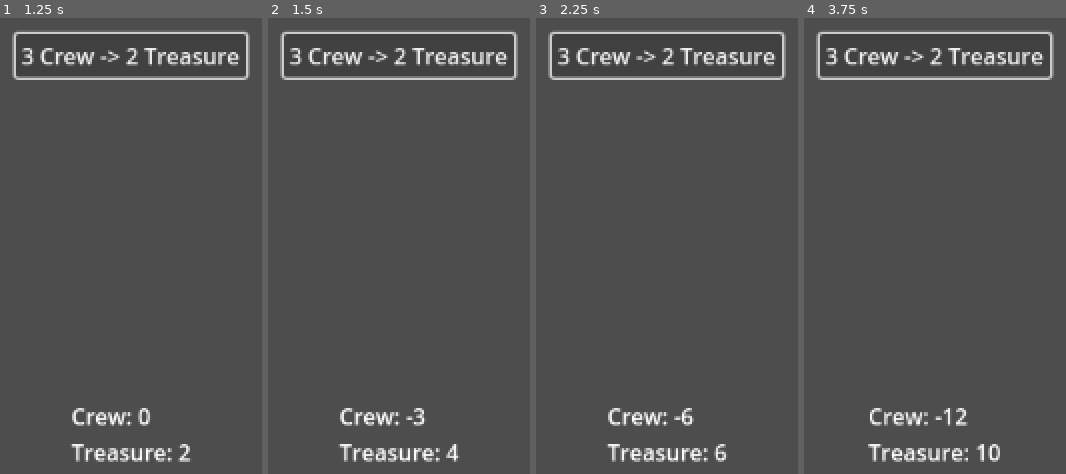
Above: before the commit, frames 1-4 (left to right).
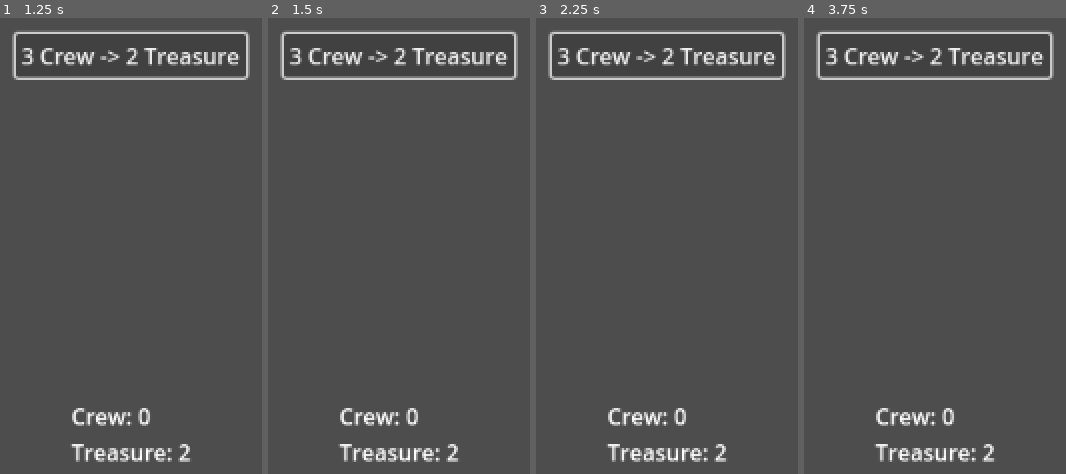
Above: after the commit, the same moments.

Repository: scarlettjclark/pencil-coloured-pirates
Game: Godot game, scene res://game_manager.tscn
Two runs of this game, one before a commit and one after it. Both use one fixed random seed, a clock stepped at 60 frames per second and the inputs below.
Inputs:
- Up to frame 1 (1.25 s): click "3 Crew -> 2 Treasure" at 0.5 s
- Up to frame 2 (1.5 s): click "3 Crew -> 2 Treasure" at 1.25 s
- Up to frame 3 (2.25 s): click "3 Crew -> 2 Treasure" at 2 s
- Up to frame 4 (3.75 s): tap Enter at 2.75 s; tap Space at 3.5 s

Frame 1 is identical in both runs. In frame 2, 0.3% of the frame differs, in the area x 52-74%, y 85-98%; in frame 3, 0.3%; in frame 4, 2.0%, in the area x 24-75%, y 85-98%.

Commit message:
implement exchanging not working if the cost cannot be paid

Diff:
--- a/pencil-coloured-pirates-demo/game_manager.gd
+++ b/pencil-coloured-pirates-demo/game_manager.gd
@@ -11,22 +11,29 @@
 	store_label.display_store(goods_store)
 
 func _on_button_trade_made(cost, result) -> void:
-	for good in cost.keys():
-		if good in goods_store.keys():
-			goods_store[good] -= cost[good]
-	for good in result.keys():
-		if good in goods_store.keys():
-			goods_store[good] += result[good]
-		else:
-			goods_store[good] = result[good]
-	display()
+	if exchange_costs_can_be_paid(cost):
+		for good in cost.keys():
+			if good in goods_store.keys():
+				goods_store[good] -= cost[good]
+		for good in result.keys():
+			if good in goods_store.keys():
+				goods_store[good] += result[good]
+			else:
+				goods_store[good] = result[good]
+		display()
+	else:
+		print("Couldn't pay costs.\nCost: " + str(cost) + "\nStore: " + str(goods_store))
 
 func exchange_costs_can_be_paid(cost : Dictionary[String, int]) -> bool:
-	var check_each_cost = func(goods_string): good_cost_in_store(goods_string, cost[goods_string])
-	return cost.keys().all(check_each_cost)
+	var check_each_good = func(good_string): return good_cost_in_store(good_string, cost[good_string])
+	return cost.keys().all(check_each_good)
 
 func good_cost_in_store(cost_good : String, cost_value : int) -> bool:
 	if cost_good in goods_store.keys():
 		if goods_store[cost_good] >= cost_value:
 			return true
+		else:
+			print("Cost value " + str(cost_value) + " but " + str(goods_store[cost_good]) + " in store")
+	else:
+		print(cost_good + " not in store")
 	return false
